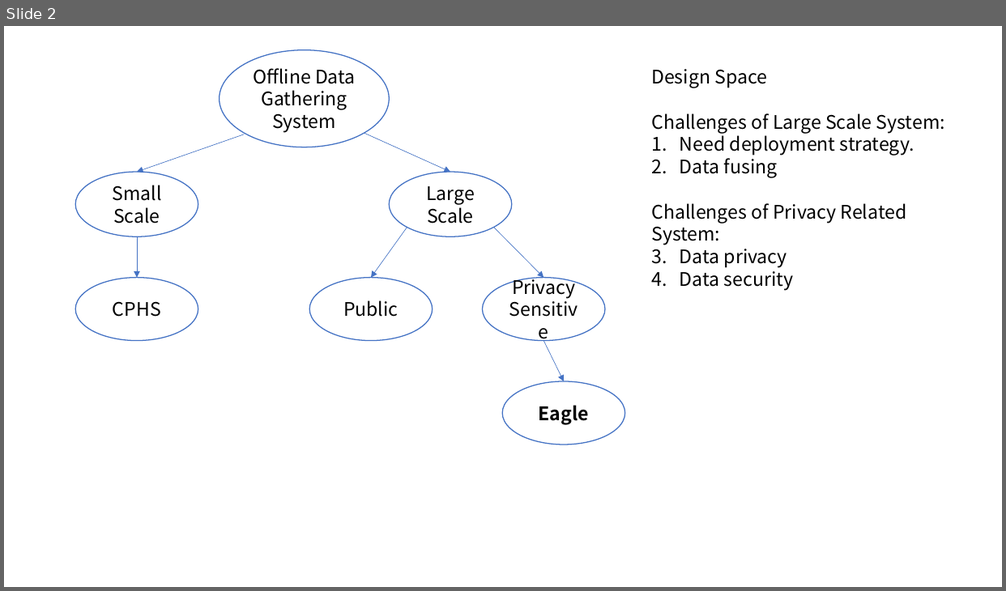
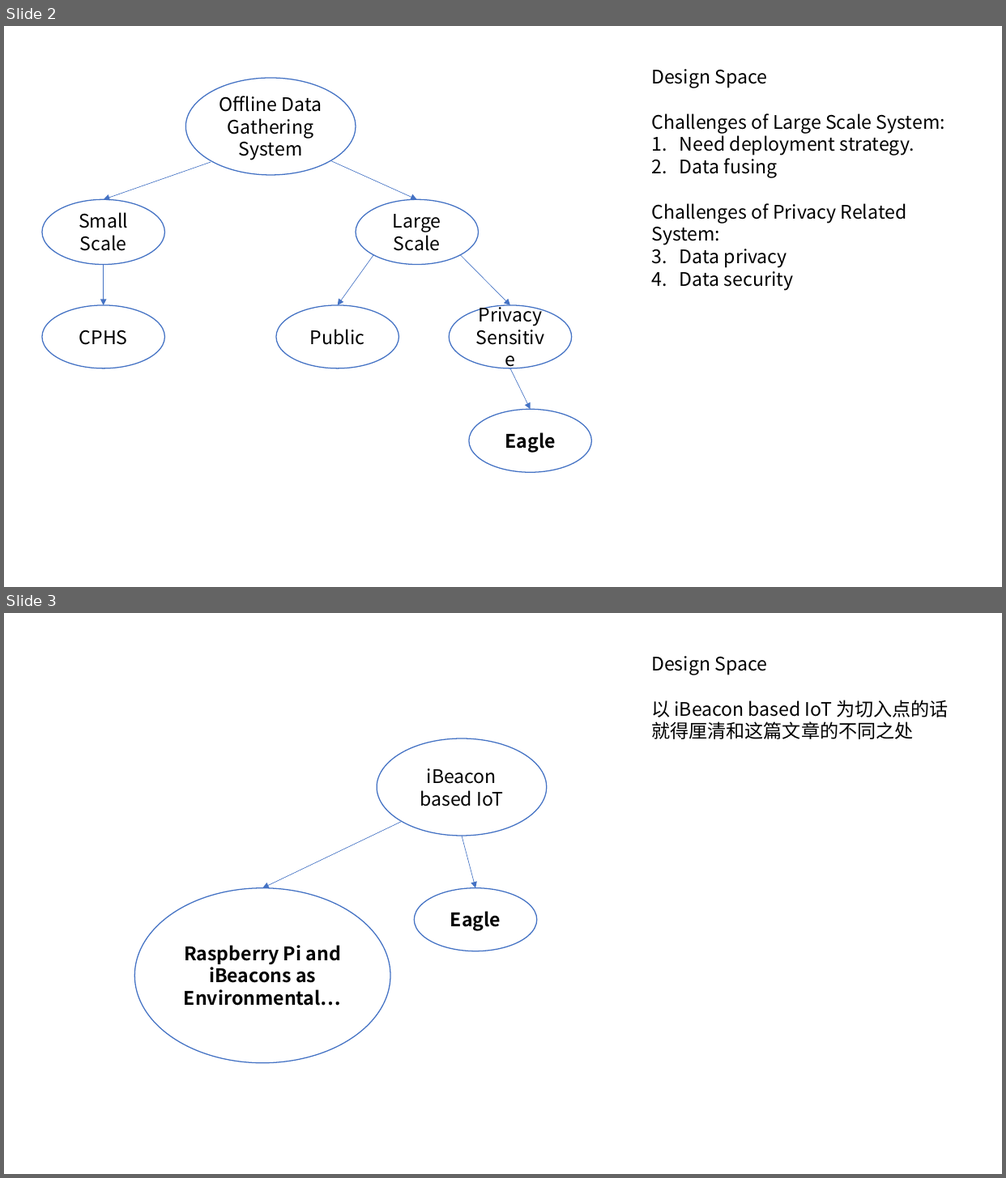
Before and after one commit to dymodi/dymodi.github.io, a slide deck: Research/Paper/Eagle/Figures.pptx. Shown one above the other, each under a label of ours: slide 2 before the commit, slides 2 and 3 after it. The pictures are 1006x591 and 1006x1178 pixels, drawn with LibreOffice and Linux fonts; fonts in the diff are those of the drawing. Boxes give left, top, right and bottom in pixels: in the first picture for what was removed or moved away, otherwise in the second. Text is boxed around its words. In the diff, an @@ line names an element or a change of style, - is before the commit and + after.

Commit message:
update Eagle related work

```diff
--- a/Research/Paper/Eagle/Figures.pptx
+++ b/Research/Paper/Eagle/Figures.pptx
@@ slide 3 added at (4, 613, 1002, 1174), background #FFFFFF @@
@@ text added at (651, 656, 948, 739), 18 pt, text #000000 @@
+Design Space
+以 iBeacon based IoT 为切入点的话就得厘清和这篇文章的不同之处
@@ ellipse added at (377, 739, 547, 836), fill #FFFFFF, outline #4472C4 1 pt, 18 pt, text #000000 @@
+iBeacon based IoT
@@ arrow added from (402, 822) to (262, 888), #4472C4 0.5 pt @@
@@ arrow added from (462, 836) to (475, 888), #4472C4 0.5 pt @@
@@ ellipse added at (135, 888, 391, 1063), fill #FFFFFF, outline #4472C4 1 pt, 18 pt, text #000000, bold @@
+Raspberry Pi and iBeacons as Environmental…
@@ ellipse added at (414, 888, 537, 952), fill #FFFFFF, outline #4472C4 1 pt, 18 pt, text #000000, bold @@
+Eagle
@@ slide 2 changed as well @@
@@ 7 ellipses, 6 arrows: place and size @@
-7 ellipses, 6 arrows at (76, 50, 625, 445)
+7 ellipses, 6 arrows at (42, 78, 592, 472)
```
Also in this commit, not shown: 1 other slide added, 1 slide removed, 1 other file.
